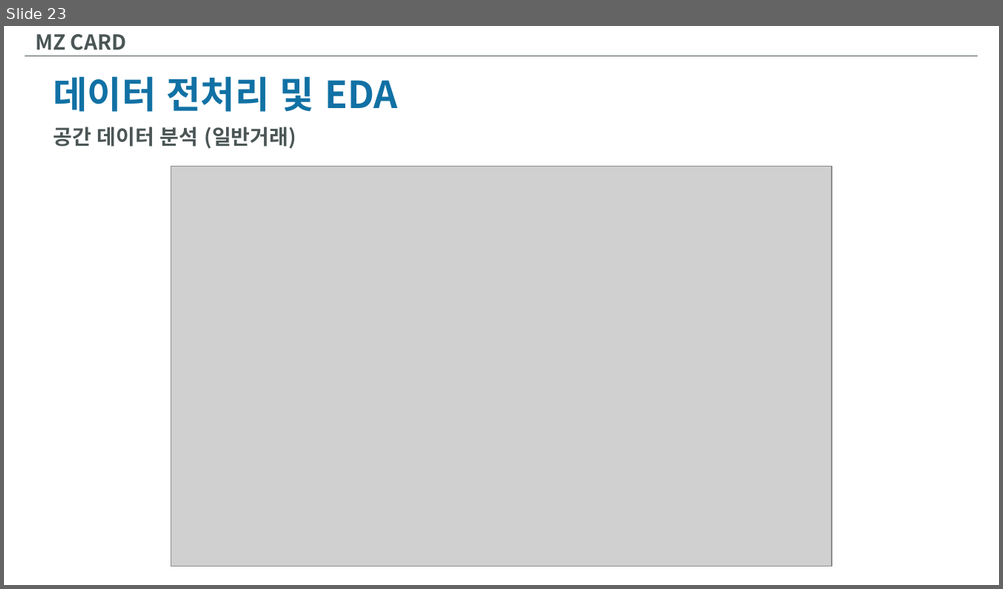
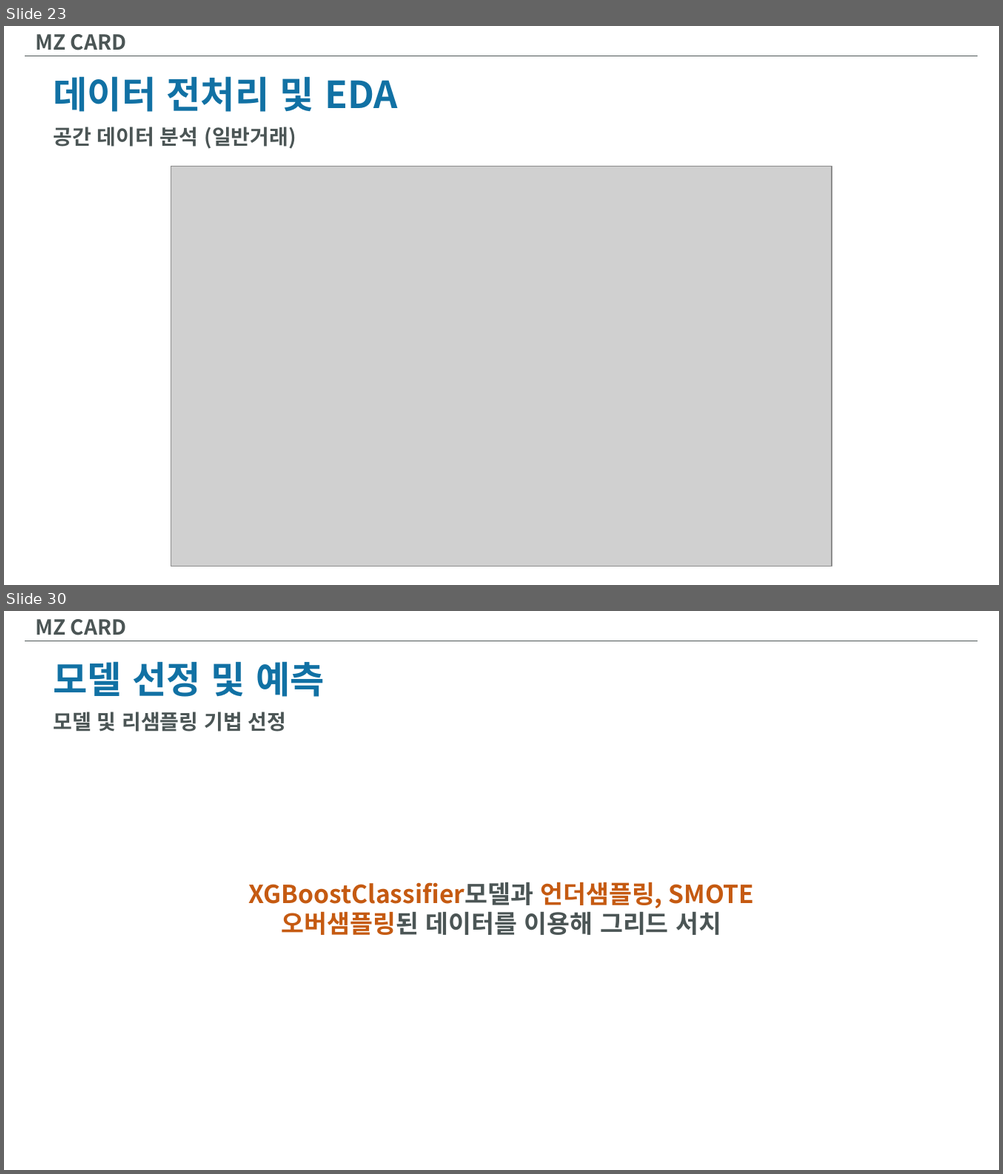
Before and after one commit to InjaeJayLee/mzcard, a slide deck: MZCARD.pptx. Shown one above the other, each under a label of ours: slide 23 before the commit, slides 23 and 30 after it; the slides between them are not shown. The pictures are 1003x589 and 1003x1174 pixels, drawn with LibreOffice and Linux fonts; fonts in the diff are those of the drawing; grey boxes stand for pictures. Boxes give left, top, right and bottom in pixels: in the first picture for what was removed or moved away, otherwise in the second. Text is boxed around its words. In the diff, an @@ line names an element or a change of style, - is before the commit and + after.

```diff
--- a/MZCARD.pptx
+++ b/MZCARD.pptx
@@ slide 30 added at [4,611,999,1170], background #FFFFFF @@
@@ text added at [35,619,126,635], 20 pt, text #4B5555, bold @@
+MZ CARD
@@ line added from (25, 641) to (977, 641), #4B5555 0.5 pt @@
@@ text added at [53,661,324,697], 36 pt, text #1171A4, bold @@
+모델 선정 및 예측
@@ text added at [53,712,287,732], 20 pt, text #4B5555, bold @@
+모델 및 리샘플링 기법 선정
@@ text added at [248,883,754,935], 24 pt, text #C55A11, bold @@
+XGBoostClassifier모델과 언더샘플링, SMOTE 오버샘플링된 데이터를 이용해 그리드 서치
```
Also in this commit, not shown: 7 slides changed, 2 other slides added, 1 slide removed, 1 other file.
